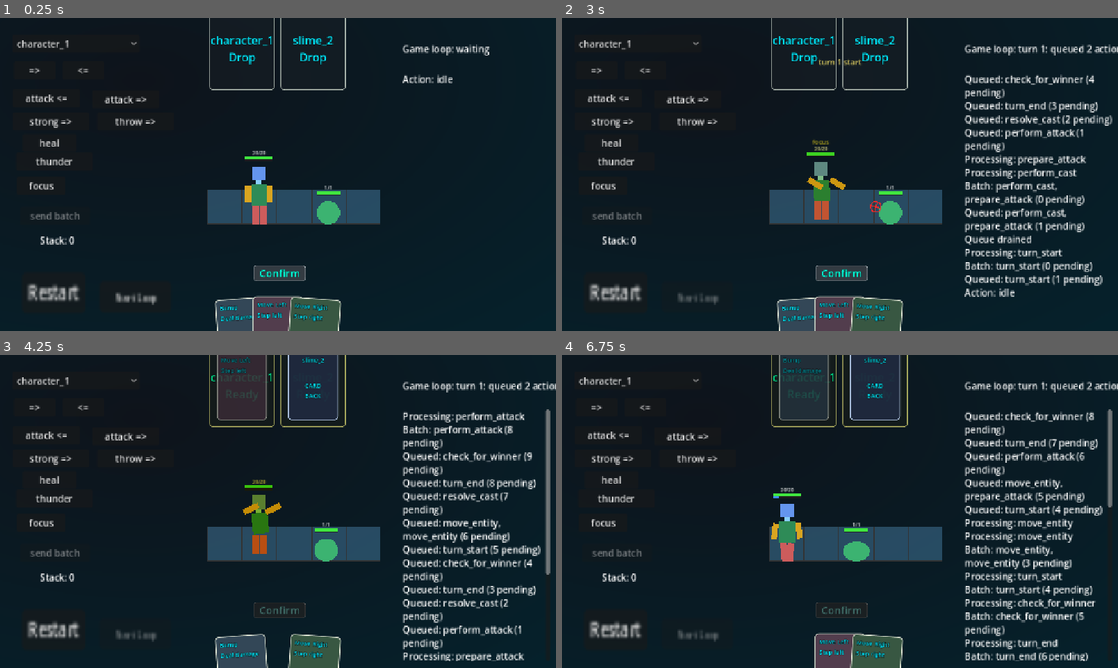
Above: before the commit, frames 1-4 (two rows, left to right).
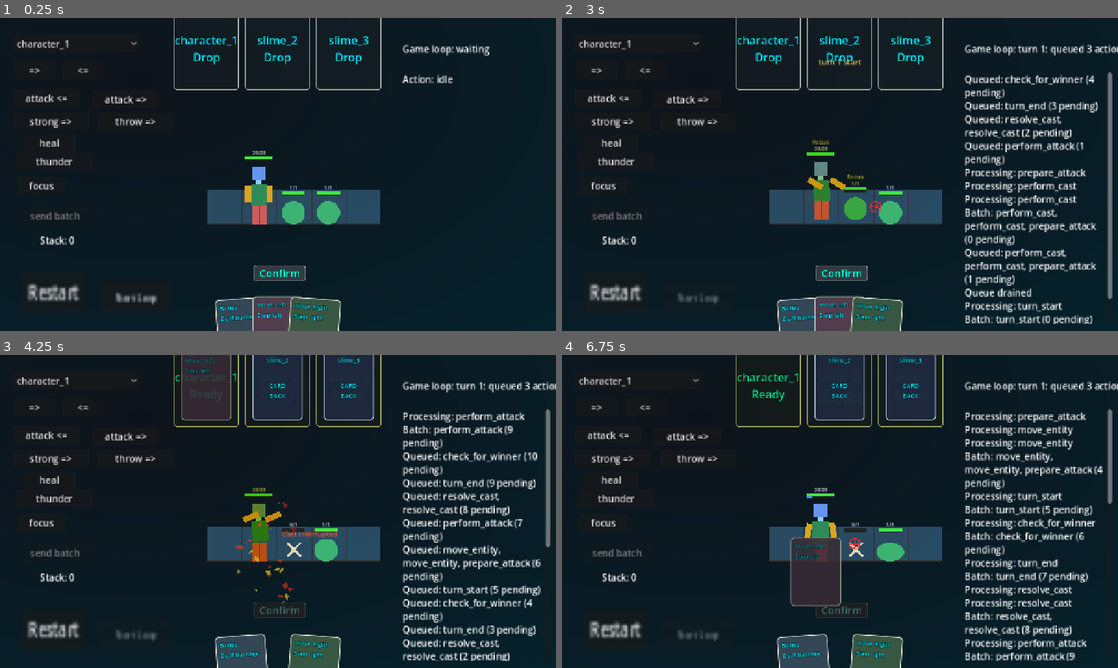
Above: after the commit, the same moments.

Repository: bubblecigar/turn-base-game
Game: Godot game, scene res://scenes/main.tscn
Same seed, same stepped clock (60 frames per second), same inputs: the game is played once before the commit and once after it.
Inputs (mouse positions are in pixels of both pictures, inside the frame that each line leads up to):
- Up to frame 1 (0.25 s): no input
- Up to frame 2 (3 s): click "Restart" at 0.5 s; click "Restart" at 1.25 s; click "Restart" at 2 s; click "Start Loop" at 2.75 s
- Up to frame 3 (4.25 s): click "Confirm" at 3.5 s
- Up to frame 4 (6.75 s): drag from (1040, 536) to (823, 536) at 4.27 s; click "character_1" at 5 s; drag from (728, 527) to (890, 542) at 5.77 s; click (840, 611) at 6.5 s, where only the run before the commit has a clickable "Confirm"

The runs differ from the first frame. In frame 1, 1.7% of the frame differs, in the area x 31-69%, y 0-66%; in frame 2, 7.7%; in frame 3, 10%; in frame 4, 16%, in the area x 31-99%, y 0-100%.

Commit message:
update end game check to support multi enemy case

Diff:
--- a/scenes/game_control/game_loop.gd
+++ b/scenes/game_control/game_loop.gd
@@ -401,16 +401,28 @@
 
 	var living_entity_ids := _get_alive_entity_ids()
 	var dead_entity_ids: Array[StringName] = []
+	var living_character_ids: Array[StringName] = []
+	var living_enemy_ids: Array[StringName] = []
 	for entity_id: Variant in entities:
 		var entity_string_name := StringName(str(entity_id))
-		if not living_entity_ids.has(entity_string_name):
+		if living_entity_ids.has(entity_string_name):
+			var entity: Dictionary = entities[entity_id]
+			if _is_character_entity(entity):
+				living_character_ids.append(entity_string_name)
+			else:
+				living_enemy_ids.append(entity_string_name)
+		else:
 			dead_entity_ids.append(entity_string_name)
 
 	if dead_entity_ids.is_empty():
 		return false
 
+	if not living_character_ids.is_empty() and not living_enemy_ids.is_empty():
+		return false
+
 	_game_over = true
-	var end_battle_action := _create_end_battle_action(living_entity_ids, dead_entity_ids)
+	var winner_entity_ids := living_character_ids if living_enemy_ids.is_empty() else living_enemy_ids
+	var end_battle_action := _create_end_battle_action(winner_entity_ids, dead_entity_ids)
 	action_queue.enQueue([end_battle_action])
 	_emit_status(str(end_battle_action["payload"].get("result", "game over")))
 
@@ -444,6 +456,10 @@
 			alive_entity_ids.append(StringName(str(entity_id)))
 
 	return alive_entity_ids
+
+
+func _is_character_entity(entity: Dictionary) -> bool:
+	return StringName(str(entity.get(&"type", &""))) == &"character"
 
 
 func _get_casting_entity_ids() -> Array[StringName]:
--- a/scenes/game_control/stage_templates.json
+++ b/scenes/game_control/stage_templates.json
@@ -21,6 +21,13 @@
 				"position": { "i": 3, "j": 0 },
 				"spec": { "radius": 20 },
 				"cards": ["bump", "move_left", "move_right"]
+			},
+			{
+				"type": "slime",
+				"max_hp": 1,
+				"position": { "i": 2, "j": 0 },
+				"spec": { "radius": 20 },
+				"cards": ["bump", "move_left", "move_right"]
 			}
 		]
 	}
